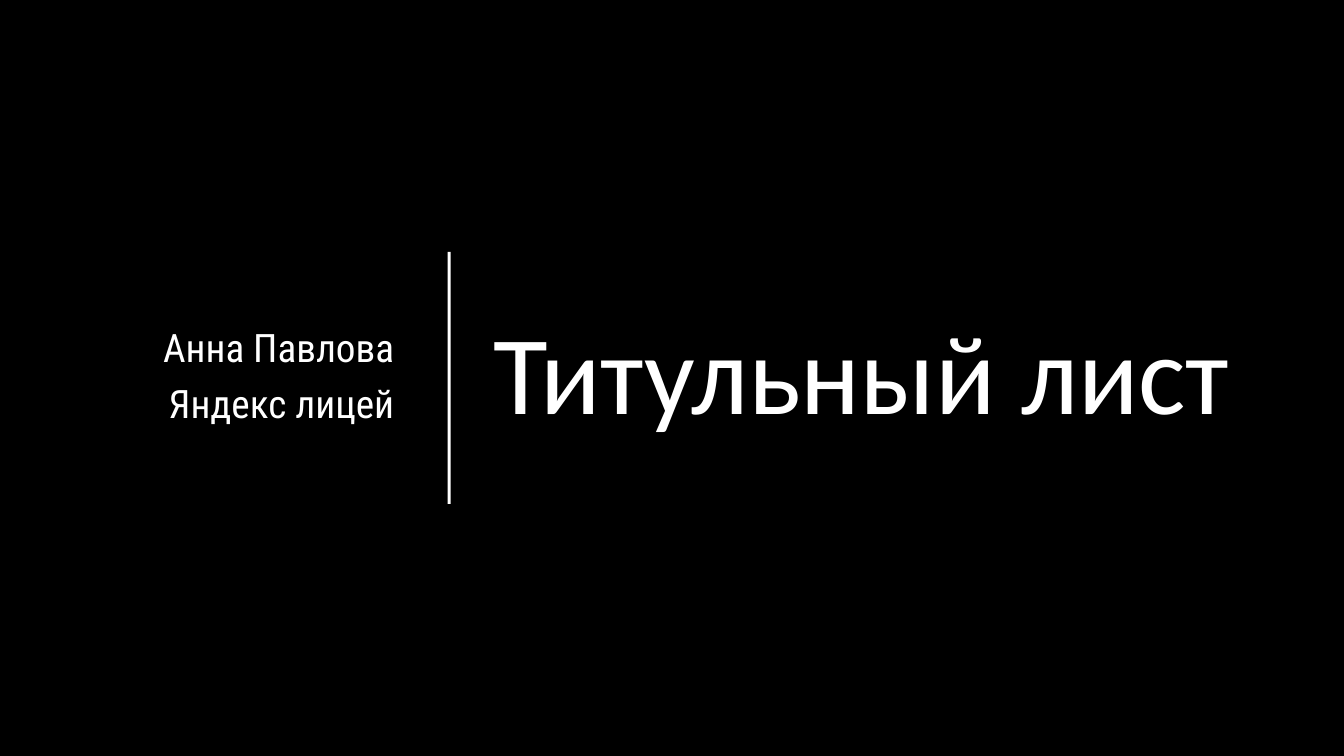
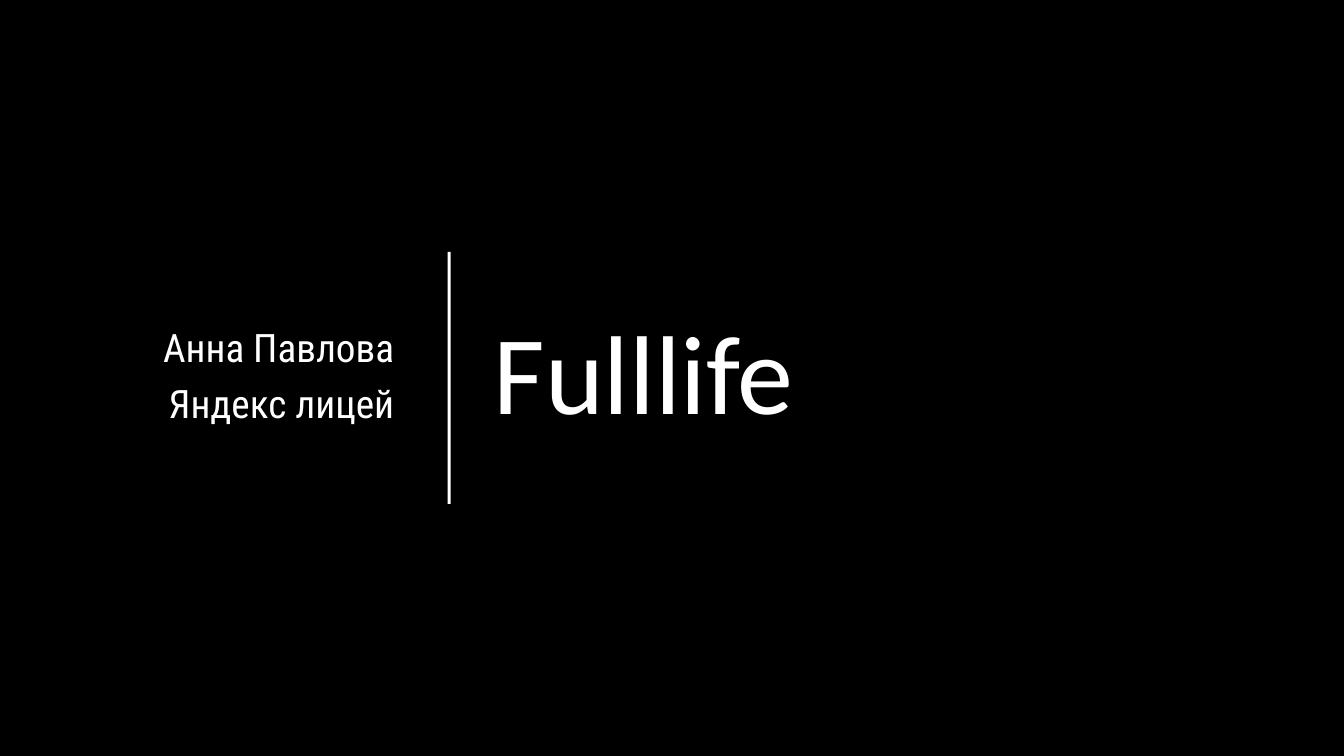
Before and after one commit to Ipopuk/Full_life, a slide deck: slide 1 of Презентация.pptx. Drawn at 1344x756 pixels with LibreOffice and Linux fonts; fonts in the diff are those of the drawing; background and template pictures are left out. Boxes give left, top, right and bottom in pixels: in the first picture for what was removed or moved away, otherwise in the second. Text is boxed around its words. In the diff, an @@ line names an element or a change of style, - is before the commit and + after.

```diff
--- a/Презентация.pptx
+++ b/Презентация.pptx
@@ title at [494,336,794,415]: text changed @@
-Титульный лист
+Fulllife
```
Also in this commit, not shown: 3 slides added, 34 other files.
